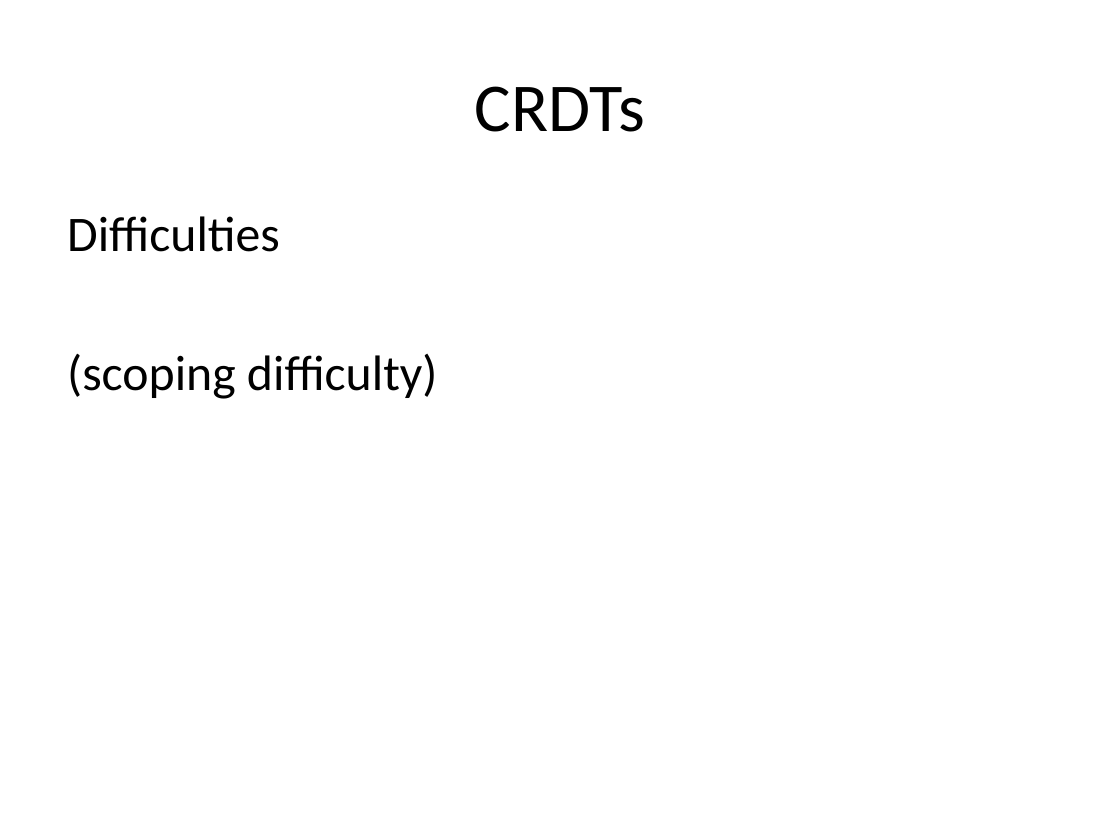
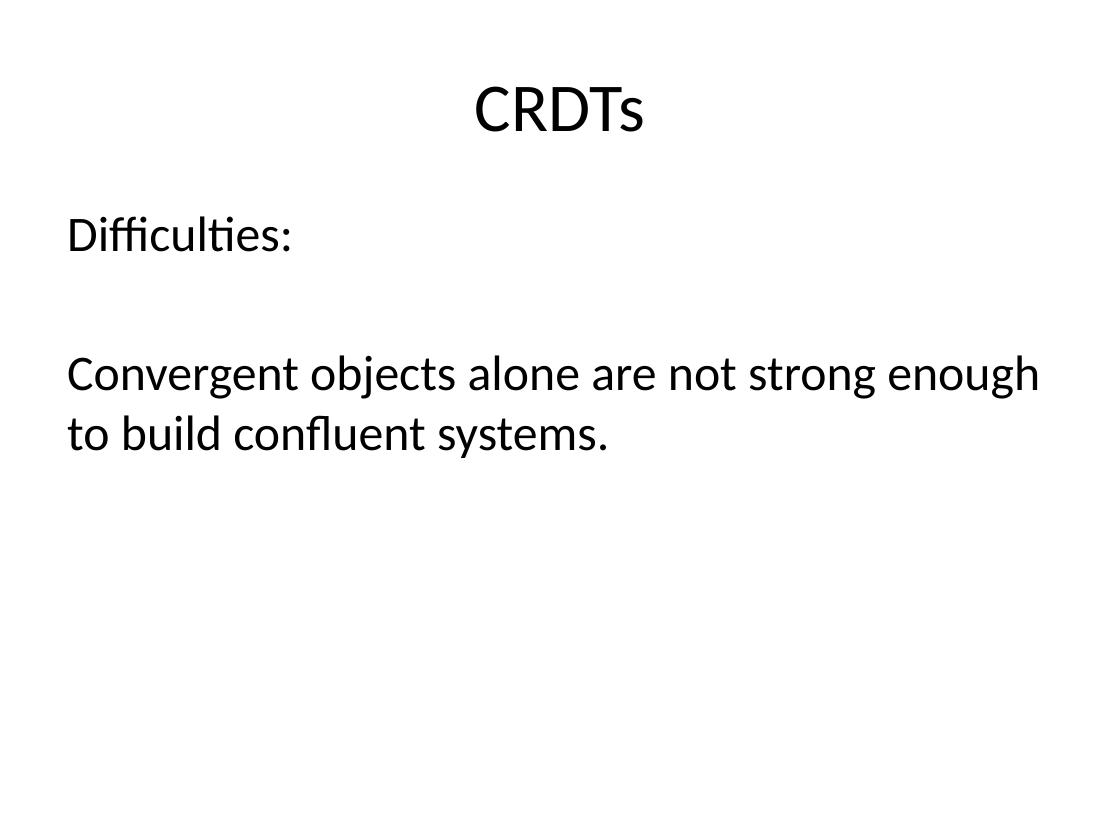
Before and after one commit to declarativitydotnet/declarativity, a slide deck: slide 47 of socc12-bloom-tutorial/slides/bloom-tutorial.pptx. Drawn at 1120x840 pixels with LibreOffice and Linux fonts; fonts in the diff are those of the drawing. Boxes give left, top, right and bottom in pixels: in the first picture for what was removed or moved away, otherwise in the second. Text is boxed around its words. In the diff, an @@ line names an element or a change of style, - is before the commit and + after.

Commit message:
general slides
Former-commit-id: 29c85753a5de0d88ee315b2f9942702a7a588883
Former-commit-id: de470ea1175d8b079ee621358f023be4c82df3e5

```diff
--- a/socc12-bloom-tutorial/slides/bloom-tutorial.pptx
+++ b/socc12-bloom-tutorial/slides/bloom-tutorial.pptx
@@ text at (67, 216, 1040, 458): text changed @@
-Difficulties
-(scoping difficulty)
+Difficulties:
+Convergent objects alone are not strong enough to build confluent systems.
```
